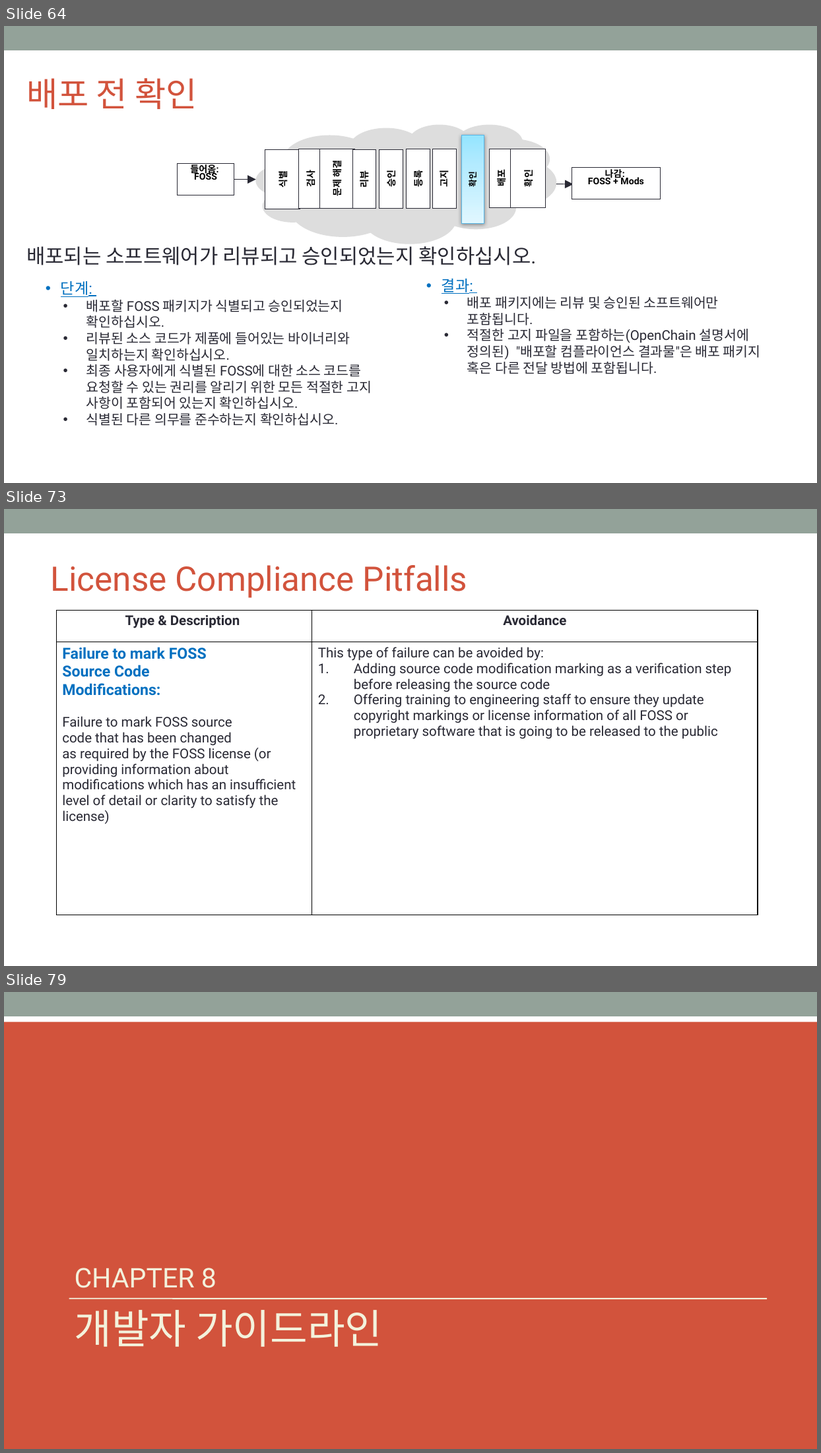
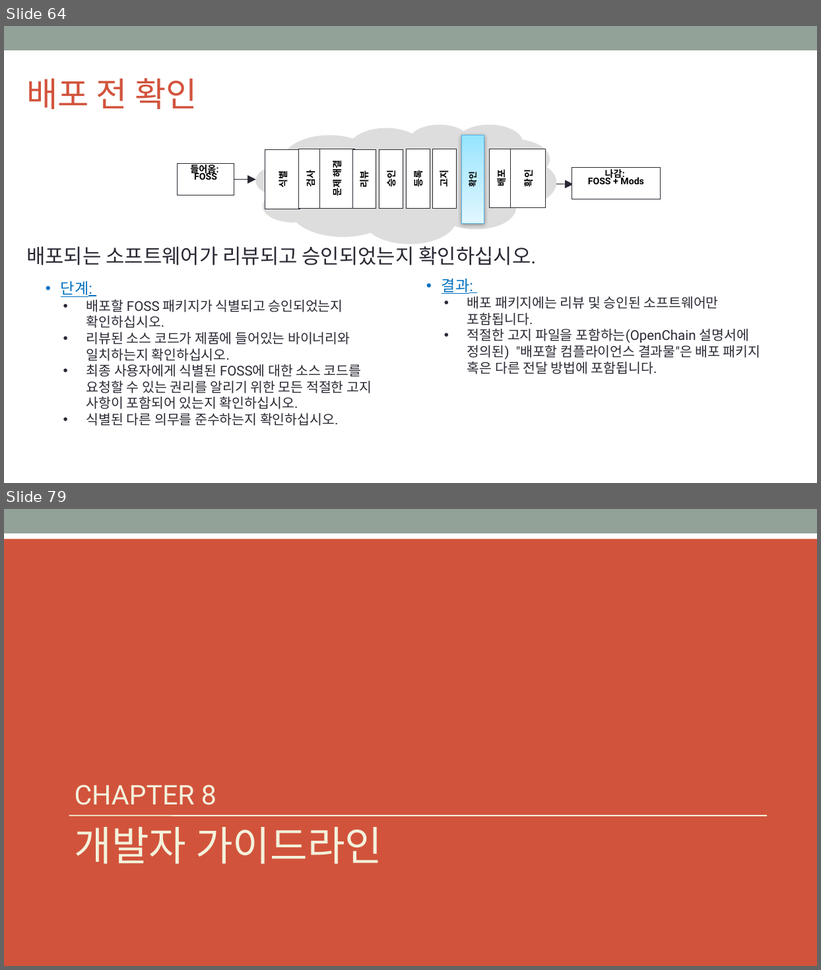
Before and after one commit to OpenChain-KWG/Curriculum-Translation-KR, a slide deck: target/slides/openchain-curriculum-for-1-1.pptx. Shown one above the other, each under a label of ours: slides 64, 73 and 79 before the commit, slides 64 and 79 after it; the slides between them are not shown. The pictures are 821x1453 and 821x970 pixels, drawn with LibreOffice and Linux fonts; fonts in the diff are those of the drawing; background and template pictures are left out. Boxes give left, top, right and bottom in pixels: in the first picture for what was removed or moved away, otherwise in the second. Text is boxed around its words. In the diff, an @@ line names an element or a change of style, - is before the commit and + after.

```diff
--- a/target/slides/openchain-curriculum-for-1-1.pptx
+++ b/target/slides/openchain-curriculum-for-1-1.pptx
@@ slide 73 removed at (x1=4, y1=509, x2=817, y2=966), background #FFFFFF; not listed: 1 template element that a slide beside it also shows @@
@@ title removed at (x1=51, y1=565, x2=468, y2=598) @@
-License Compliance Pitfalls
@@ table removed at (x1=56, y1=610, x2=758, y2=827), 2 rows, 2 columns @@
-Type & Description | Avoidance
-Failure to mark FOSS / Source Code / Modifications: / Failure to mark FOSS source / code that has been changed / as required by the FOSS license (or providing information about modifications which has an insufficient level of detail or clarity to satisfy the license) | This type of failure can be avoided by: / Adding source code modification marking as a verification step before releasing the source code / Offering training to engineering staff to ensure they update copyright markings or license information of all FOSS or proprietary software that is going to be released to the public
```
Also in this commit, not shown: 6 slides changed, 13 slides added, 12 other slides removed, 7 other files.
